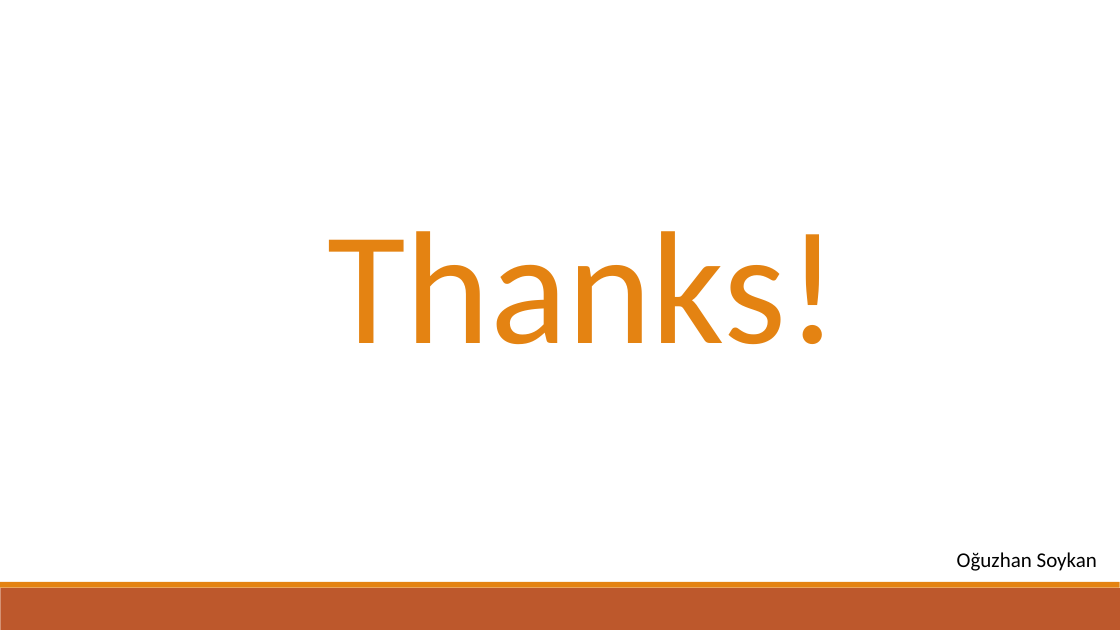
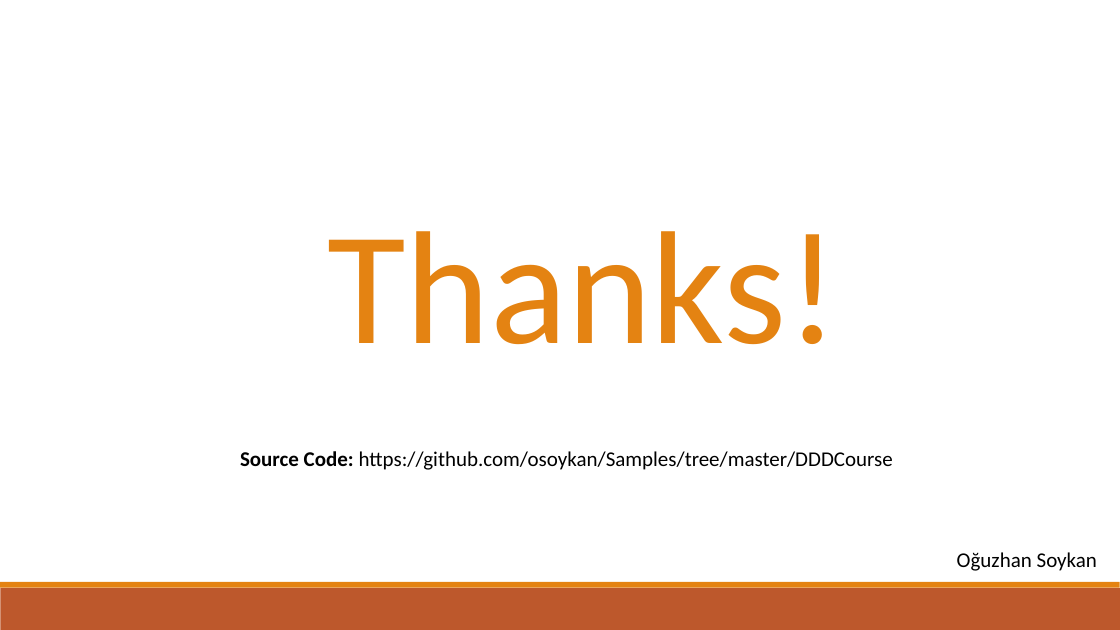
Before and after one commit to osoykan/Samples, a slide deck: slide 34 of DDDCourse/doc/ddd.pptx. Drawn at 1120x630 pixels with LibreOffice and Linux fonts; fonts in the diff are those of the drawing. Boxes give left, top, right and bottom in pixels: in the first picture for what was removed or moved away, otherwise in the second. Text is boxed around its words. In the diff, an @@ line names an element or a change of style, - is before the commit and + after.

Commit message:
ddd ppt changed

```diff
--- a/DDDCourse/doc/ddd.pptx
+++ b/DDDCourse/doc/ddd.pptx
@@ text added at box(240, 451, 893, 470), 18 pt, text #000000 @@
+Source Code: https://github.com/osoykan/Samples/tree/master/DDDCourse
```
